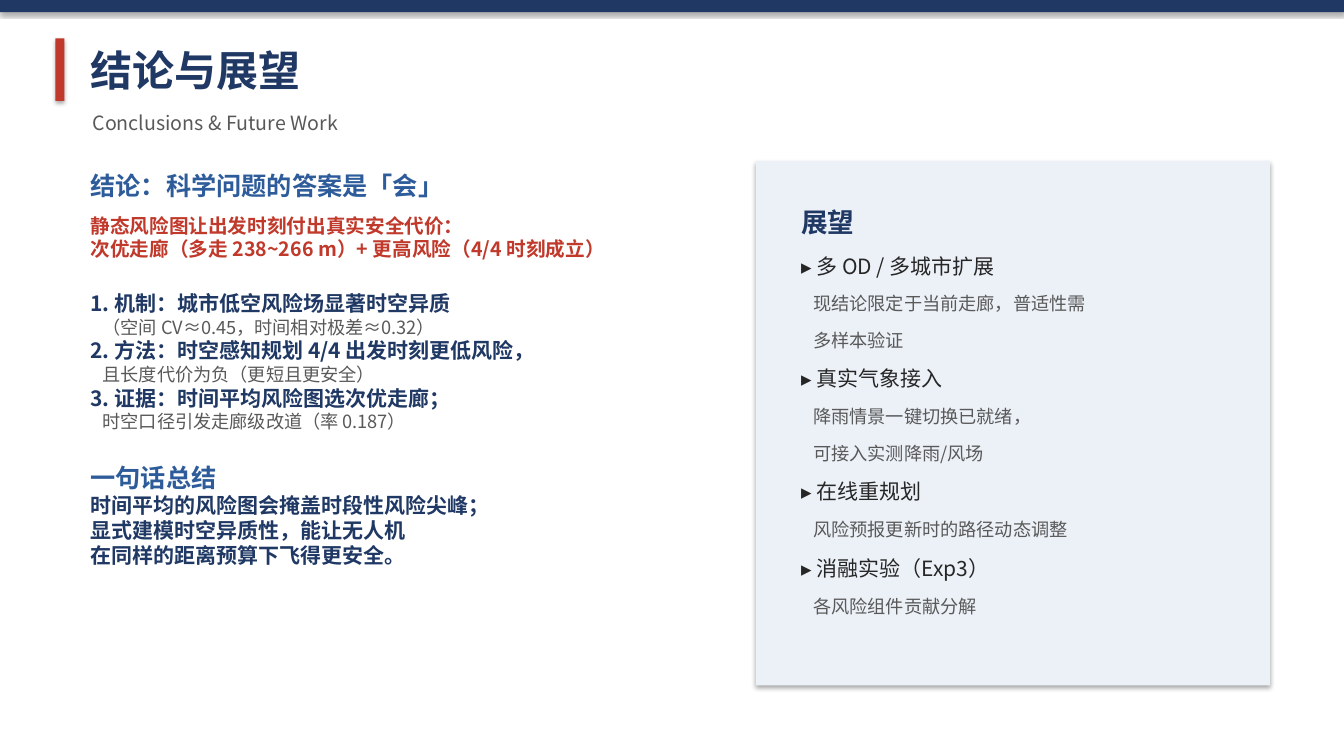
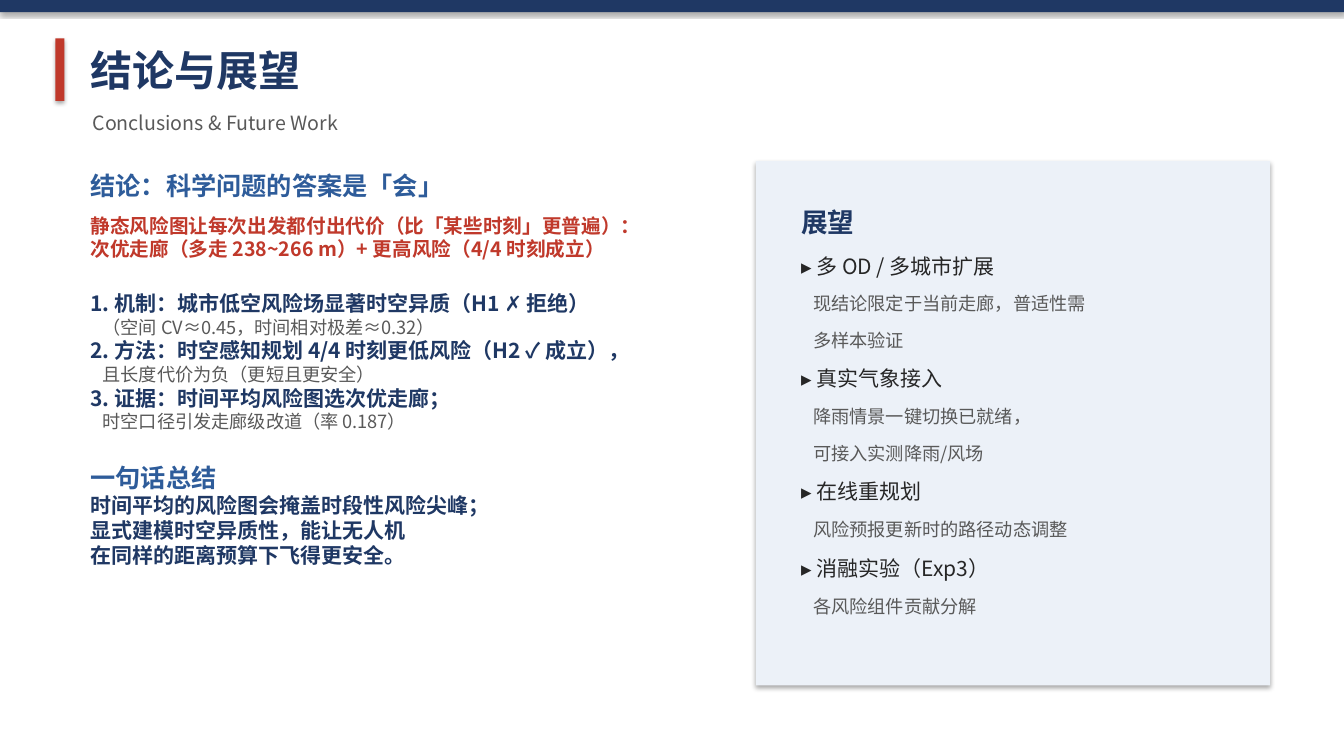
Before and after one commit to 909347194/Risk-Path, a slide deck: slide 10 of 学术汇报_时空异质性感知的低空无人机路径规划.pptx. Drawn at 1344x756 pixels with LibreOffice and Linux fonts; fonts in the diff are those of the drawing. Boxes give left, top, right and bottom in pixels: in the first picture for what was removed or moved away, otherwise in the second. Text is boxed around its words. In the diff, an @@ line names an element or a change of style, - is before the commit and + after.

Commit message:
ppt: 故事弧线终审——假设对立化 + 结论回扣升级 + 5 分钟主线路径
- H1/H2 改为互斥假设陈述（H1：静态图可充分刻画；H2：静态图让规划付出安全代价），
  防「H1/H2 不是对立假设」质疑
- 结论页与结果②同步：点破「代价比『某些时刻』更普遍——每次出发都吃亏」
  （科学问题问 ∃，实验证明 ∀，主动点破把叙事从『对上』变『精准闭环』）；
  三条结论标注 H1✗/H2✓ 完成证据链最终回扣
- 开场备注加 5 分钟主线路径（2→4→5→6→9→10；3/7/8 可跳留答辩），
  保证完整故事能在时限内讲完

```diff
--- a/学术汇报_时空异质性感知的低空无人机路径规划.pptx
+++ b/学术汇报_时空异质性感知的低空无人机路径规划.pptx
@@ text at <box>91,216,641,235</box>: text changed @@
-静态风险图让出发时刻付出真实安全代价：
+静态风险图让每次出发都付出代价（比「某些时刻」更普遍）：
@@ text at <box>91,293,590,313</box>: text changed @@
-1. 机制：城市低空风险场显著时空异质
+1. 机制：城市低空风险场显著时空异质（H1 ✗ 拒绝）
@@ text at <box>91,340,630,362</box>: text changed @@
-2. 方法：时空感知规划 4/4 出发时刻更低风险，
+2. 方法：时空感知规划 4/4 时刻更低风险（H2 ✓ 成立），
```
Also in this commit, not shown: 1 other slide changed.
